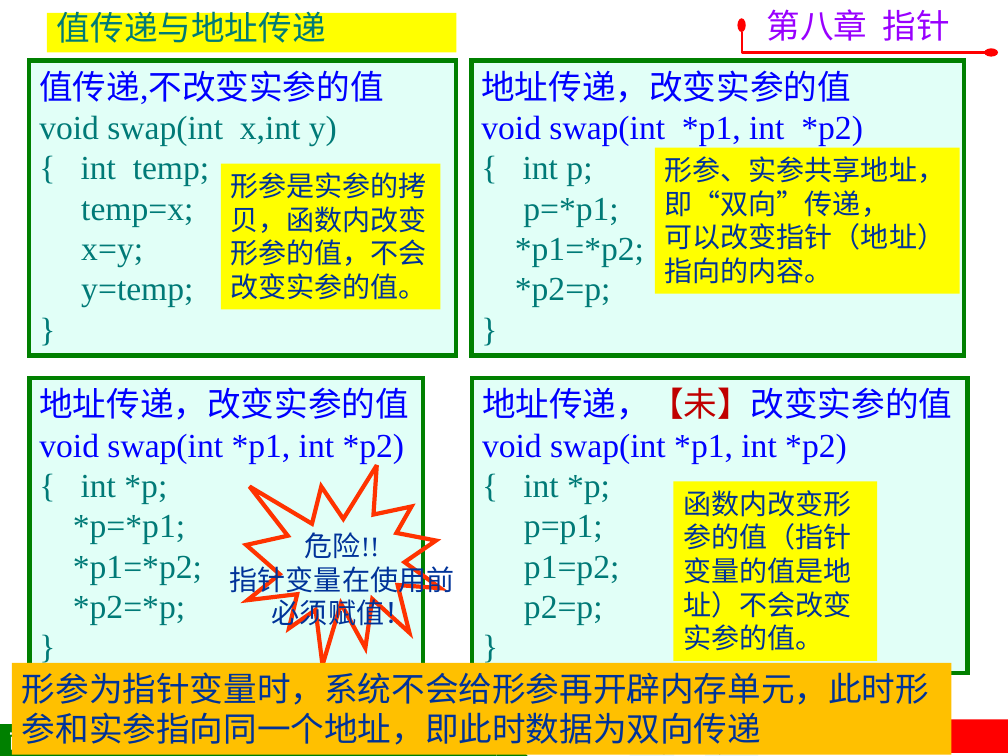
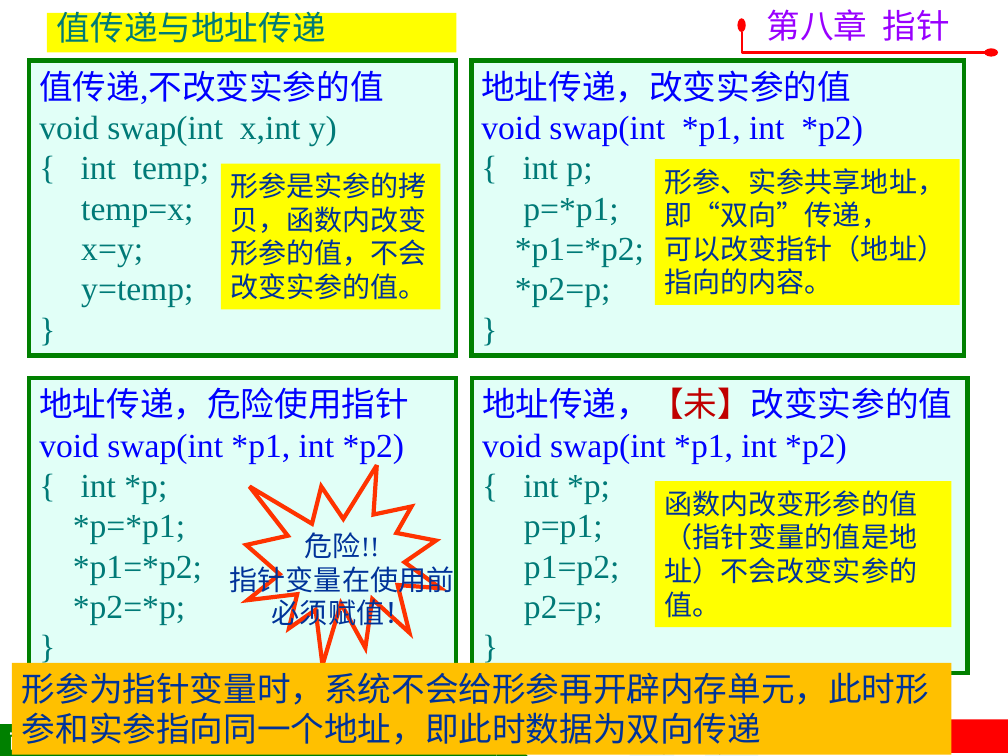
Before and after one commit to jtrfid/C-Repositories, a slide deck: slide 19 of 2015备课/课件/第8章 指针.pptx. Drawn at 1008x756 pixels with LibreOffice and Linux fonts; fonts in the diff are those of the drawing; background and template pictures are left out. Boxes give left, top, right and bottom in pixels: in the first picture for what was removed or moved away, otherwise in the second. Text is boxed around its words. In the diff, an @@ line names an element or a change of style, - is before the commit and + after.

```diff
--- a/2015备课/课件/第8章 指针.pptx
+++ b/2015备课/课件/第8章 指针.pptx
@@ rectangle "形参、实参共享地址，即“双向”传递，" moved from (x1=655, y1=148, x2=960, y2=294) to (x1=655, y1=159, x2=960, y2=305) @@
@@ rectangle "地址传递，危险使用指针" resized from (x1=29, y1=378, x2=422, y2=673) to (x1=29, y1=378, x2=457, y2=673) @@
@@ text in rectangle at (x1=39, y1=387, x2=409, y2=420): text changed @@
-地址传递，改变实参的值
+地址传递，危险使用指针
@@ rectangle "函数内改变形参的值（指针变量的值是地址）不会改变实参的值。" resized from (x1=673, y1=481, x2=877, y2=660) to (x1=655, y1=481, x2=952, y2=627) @@
```
Also in this commit, not shown: 4 other slides changed.
